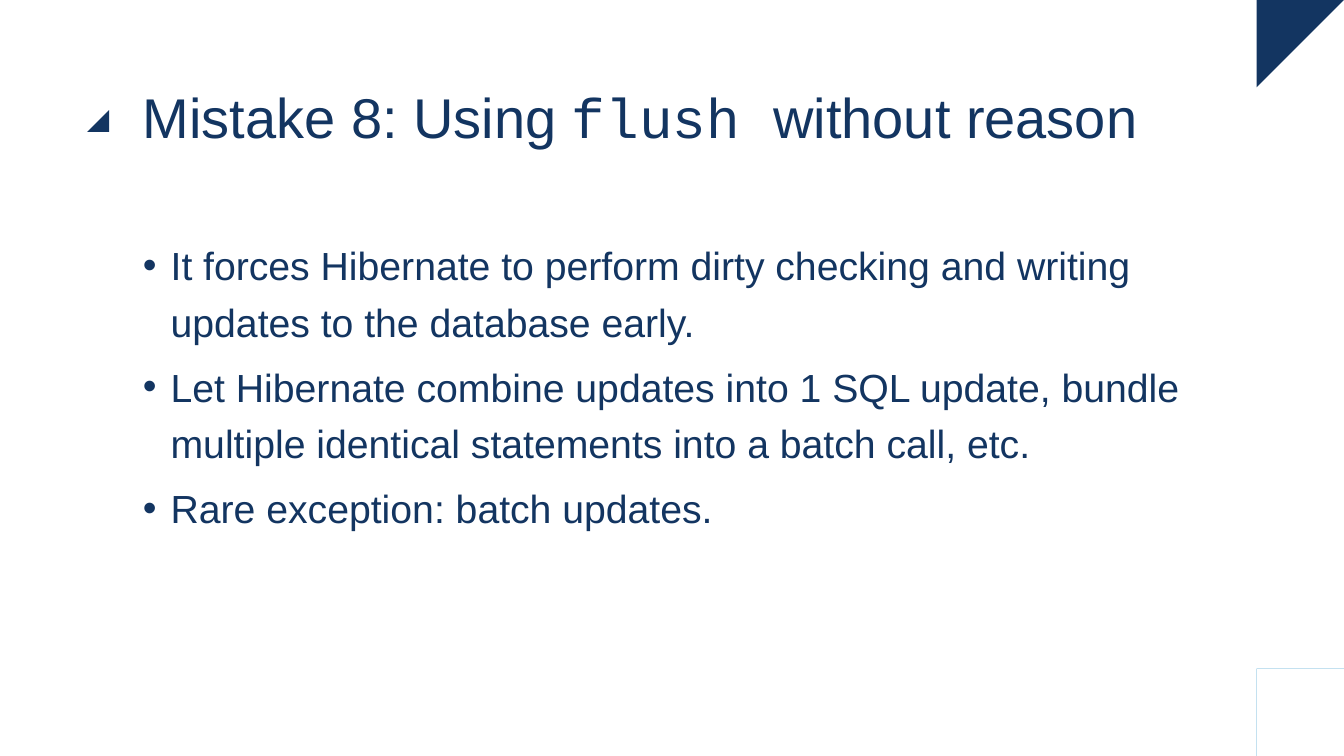
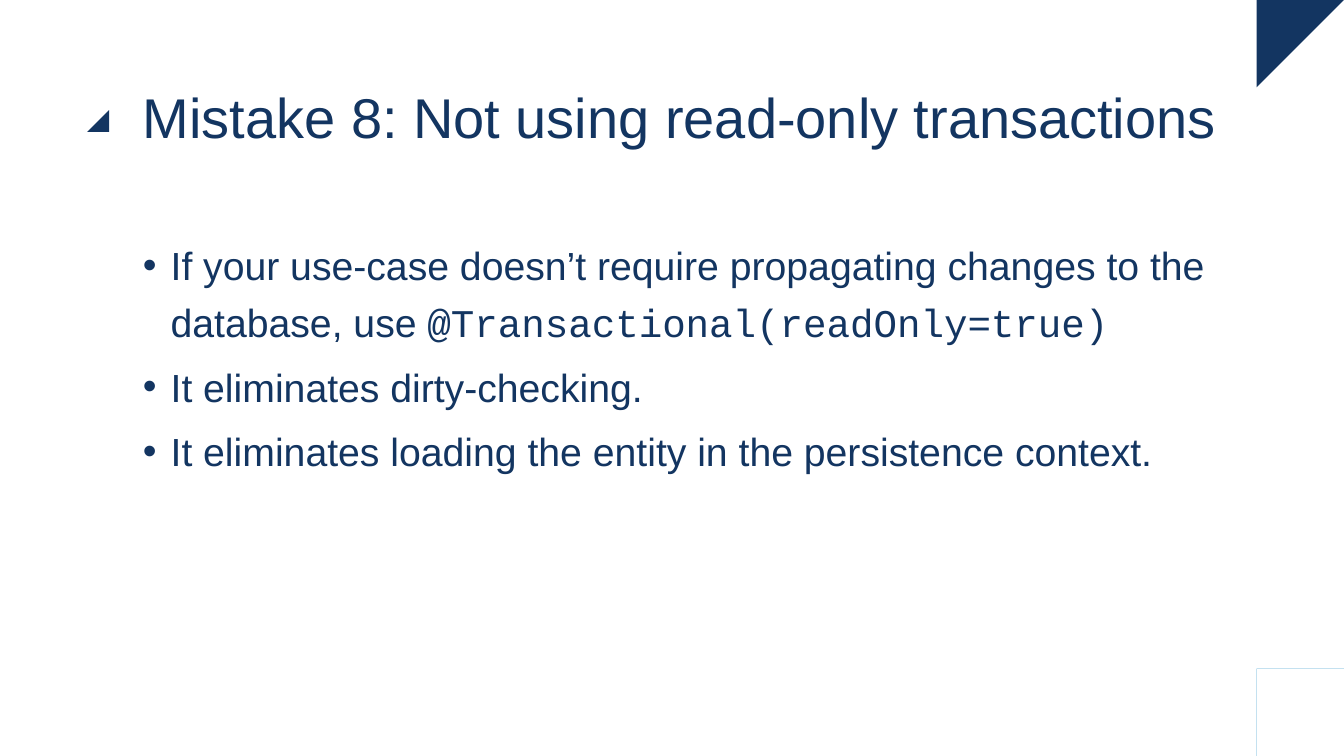
Before and after one commit to raoulvdberge/jpa-with-hibernate, a slide deck: slide 49 of slides.pptx. Drawn at 1344x756 pixels with LibreOffice and Linux fonts; fonts in the diff are those of the drawing. Boxes give left, top, right and bottom in pixels: in the first picture for what was removed or moved away, otherwise in the second. Text is boxed around its words. In the diff, an @@ line names an element or a change of style, - is before the commit and + after.

Commit message:
Replace mistake 8 ("flushing unnecessarily") with "Not using read-only transactions". Fixes #1

```diff
--- a/slides.pptx
+++ b/slides.pptx
@@ title at (143, 97, 1216, 148): text changed @@
-Mistake 8: Using flush without reason
+Mistake 8: Not using read-only transactions
@@ text at (171, 251, 1204, 474): text changed @@
-• It forces Hibernate to perform dirty checking and writing updates to the database early.
-• Let Hibernate combine updates into 1 SQL update, bundle multiple identical statements into a batch call, etc.
-• Rare exception: batch updates.
+• If your use-case doesn’t require propagating changes to the database, use @Transactional(readOnly=true)
+• It eliminates dirty-checking.
+• It eliminates loading the entity in the persistence context.
```
Also in this commit, not shown: 1 other file.
